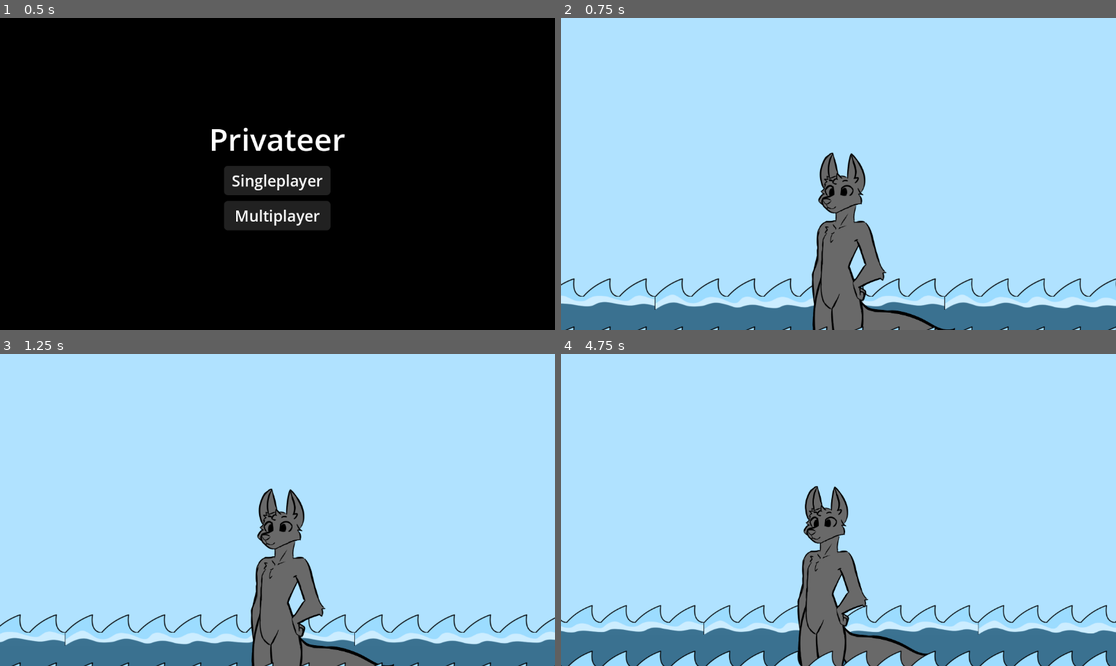
Above: before the commit, frames 1-4 (two rows, left to right).
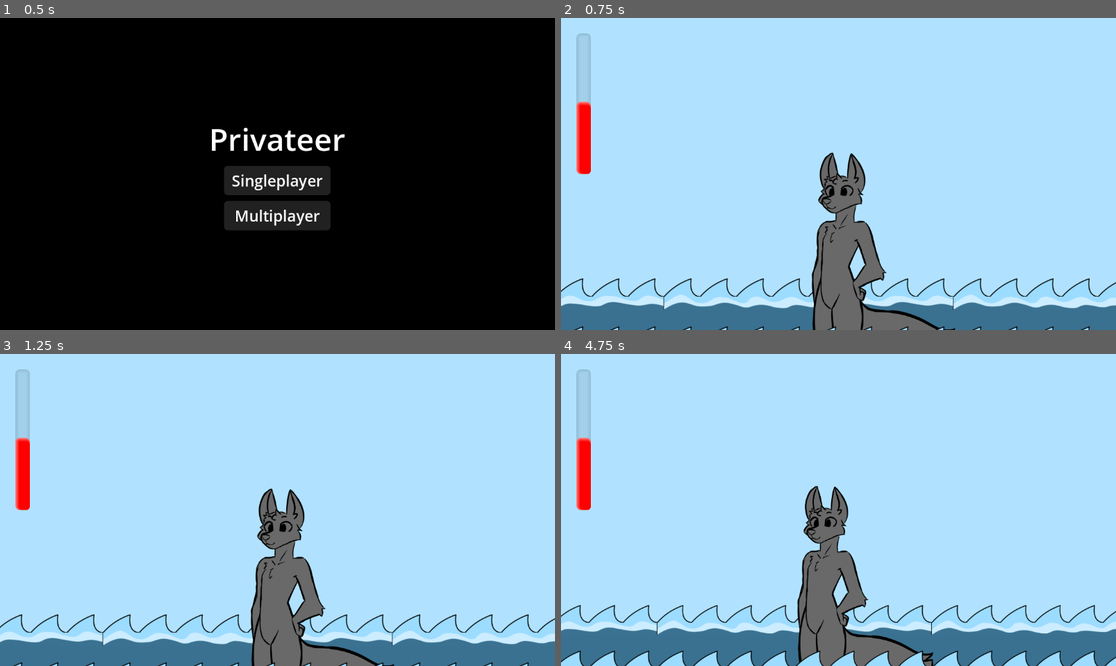
Above: after the commit, the same moments.

Repository: Changryy/Privateer
Game: Godot game, scene res://Game/Menu/Menu.tscn
Same seed, same stepped clock (60 frames per second), same inputs: the game is played once before the commit and once after it.
Inputs (mouse positions are in pixels of both pictures, inside the frame that each line leads up to):
- Up to frame 1 (0.5 s): no input
- Up to frame 2 (0.75 s): click "Singleplayer" at 0.5 s
- Up to frame 3 (1.25 s): no input
- Up to frame 4 (4.75 s): move the mouse to (960, 494) at 1.27 s; press the mouse at (960, 494) at 1.28 s; hold D (right) 1.28-2.78 s; tap Space (jump) at 1.52, 2.27, 3.77, 4.52 s; move the mouse to (727, 525) at 2.02 s; release the mouse at (727, 525) at 2.03 s; click (727, 525) at 2.1 s; move the mouse to (894, 441) at 2.77 s; press the mouse at (894, 441) at 2.78 s; hold A (left) 2.78-3.53 s; move the mouse to (810, 572) at 3.52 s; release the mouse at (810, 572) at 3.53 s; hold D (right) from 3.53 s (still down); click (810, 572) at 3.6 s; move the mouse to (1005, 556) at 4.27 s; press the mouse at (1005, 556) at 4.28 s

Frame 1 is identical in both runs. In frame 2, 4.0% of the frame differs, in the area x 0-100%, y 4-100%; in frame 3, 3.1%; in frame 4, 7.0%.
Error in both runs: Cannot call method 'change_scene_to_file' on a null value. (res://Game/Menu/Menu.gd:17)

Commit message:
Obstacles

Diff:
--- a/Game/Global/Subsystems/Collision.gd
+++ b/Game/Global/Subsystems/Collision.gd
@@ -11,4 +11,5 @@
 
 
 func get_layer(layer_name: String) -> int:
+	assert(layer_name in layers, "Layer '%s' does not exist" % layer_name)
 	return layers.get(layer_name, 0)
--- a/Game/Global/Subsystems/Relay.gd
+++ b/Game/Global/Subsystems/Relay.gd
@@ -36,7 +36,7 @@
 
 
 func add(scene: PackedScene, layer: Layer, node_name: String = "") -> void:
-	if Sync.is_multiplayer and !is_multiplayer_authority(): breakpoint; return
+	if Sync.is_client(): breakpoint; return
 	rpc(&"add_scene", scene.resource_path, node_name, layer.id)
 
 
@@ -48,3 +48,28 @@
 
 	var layer := World.get_layer(layer_id) as Layer
 	if is_instance_valid(layer): layer.add_child(node)
+
+
+func hit(target: Area2D, data: Dictionary) -> void:
+	if !is_instance_valid(target): breakpoint; return
+	if !target.has_method(&"get_address"): breakpoint; return
+	rpc(&"take_hit", target.get_address(), data)
+
+
+@rpc("reliable", "call_local", "any_peer")
+func take_hit(address: Dictionary, data: Dictionary) -> void:
+	var target_owner: Node
+	var target: Area2D
+
+	match address.type:
+		&"ship": target_owner = World.get_ship(address.id)
+		&"player": target_owner = World.get_player(address.id)
+
+	if !is_instance_valid(target_owner): breakpoint; return
+
+	target = target_owner.get_node_or_null(address.path) as Area2D
+
+	if !is_instance_valid(target_owner): breakpoint; return
+	if !target.has_method(&"take_hit"): breakpoint; return
+
+	target.take_hit(data)
--- a/Game/Global/Subsystems/Sync.gd
+++ b/Game/Global/Subsystems/Sync.gd
@@ -1,4 +1,11 @@
 extends Node
+
+enum {
+	NONE,
+	SINGLEPLAYER,
+	MULTIPLAYER
+}
+
 
 const VERSION := "0.2.2"
 
@@ -6,7 +13,7 @@
 const PORT: int = 8765
 
 var peer := ENetMultiplayerPeer.new()
-var is_multiplayer := false
+var connection := NONE
 
 
 
@@ -21,10 +28,7 @@
 	peer.create_server(PORT)
 	multiplayer.multiplayer_peer = peer
 	await World.load_world()
-	is_multiplayer = true
-
-func is_server() -> bool:
-	return is_multiplayer and multiplayer.is_server()
+	connection = MULTIPLAYER
 
 ## 1. [Client] connects to server
 func connect_to_server() -> void:
@@ -45,7 +49,7 @@
 	await World.load_world(world_data)
 
 	rpc_id(1, &"loaded")
-	is_multiplayer = true
+	connection = MULTIPLAYER
 
 
 ## Client tells [server] it has loaded
@@ -65,3 +69,8 @@
 func singleplayer() -> void:
 	await World.load_world()
 	World.spawn_player()
+
+func is_multiplayer() -> bool: return connection == MULTIPLAYER
+func is_singleplayer() -> bool: return connection == SINGLEPLAYER
+func is_server() -> bool: return is_multiplayer() and multiplayer.is_server()
+func is_client() -> bool: return is_multiplayer() and !multiplayer.is_server()
--- /dev/null
+++ b/Game/Global/Subsystems/World/ObstacleSpawner.gd
@@ -0,0 +1,20 @@
+extends Node
+
+@export var obstacles: Array[PackedScene] = []
+
+
+func _ready() -> void:
+	await World.loaded
+	await get_tree().process_frame
+	if Sync.is_client(): return
+
+	spawn_obstacle()
+	while is_instance_valid(World.ship):
+		await get_tree().create_timer(randf_range(3, 30)).timeout
+		spawn_obstacle()
+
+
+func spawn_obstacle() -> void:
+	var layer := World.get_layer(randi_range(1, 3)) as Layer
+	assert(is_instance_valid(layer))
+	Relay.add(obstacles.pick_random(), layer)
--- a/Game/Global/Subsystems/World/World.gd
+++ b/Game/Global/Subsystems/World/World.gd
@@ -2,6 +2,7 @@
 
 signal interaction(interacter: Player)
 signal loaded
+signal entered_ship(ship: Ship)
 
 @export var default_ship: PackedScene
 var default_layer: Layer
@@ -10,7 +11,7 @@
 var ship: Ship
 var players := {}
 var layers := {}
-
+var ships := {}
 
 
 func get_data() -> Dictionary:
@@ -50,6 +51,7 @@
 
 	ship = get_node_or_null(data.ship) as Ship
 	assert(is_instance_valid(ship), "Invalid ship")
+	entered_ship.emit(ship)
 	loaded.emit()
 
 
@@ -60,6 +62,7 @@
 	for c in default_layer.get_children():
 		if c is Ship:
 			ship = c
+			entered_ship.emit(ship)
 			break
 
 	assert(is_instance_valid(ship), "Invalid ship")
@@ -74,8 +77,12 @@
 func get_player(id: int) -> Player:
 	return players.get(id)
 
+func get_ship(id: int) -> Ship:
+	assert(id in ships, "World does not have ship %s" % id)
+	assert(is_instance_valid(ships[id]), "World has invalid ship")
+	return ships.get(id)
 
-func spawn_player(id: int = 0) -> void:
+func spawn_player(id: int = 1) -> void:
 	assert(not id in players, "Player %s already exists" % id)
 	var layer := default_layer
 
--- a/Game/World/Main.tscn
+++ b/Game/World/Main.tscn
@@ -1,8 +1,13 @@
-[gd_scene load_steps=7 format=3 uid="uid://ydu4iqbf4i7i"]
+[gd_scene load_steps=12 format=3 uid="uid://ydu4iqbf4i7i"]
 
 [ext_resource type="Script" path="res://Game/World/Root.gd" id="1_rlrb3"]
+[ext_resource type="Script" path="res://Game/Global/Subsystems/World/ObstacleSpawner.gd" id="2_gh8vo"]
 [ext_resource type="PackedScene" uid="uid://cb0nhj1ojfmf5" path="res://Game/World/Ocean/Ocean.tscn" id="2_mueq4"]
 [ext_resource type="Script" path="res://Game/Global/Subsystems/World/Layer.gd" id="3_732wu"]
+[ext_resource type="PackedScene" uid="uid://d33tqitrm8hkq" path="res://Game/World/Ocean/Obstacles/Rock.tscn" id="3_v1kmp"]
+[ext_resource type="PackedScene" uid="uid://btdviq7xbj23v" path="res://Game/World/Ocean/Obstacles/Barrel.tscn" id="3_vuuf1"]
+[ext_resource type="PackedScene" uid="uid://cjss5j4lss528" path="res://Game/World/Ocean/Obstacles/Wave.tscn" id="5_ic3ux"]
+[ext_resource type="PackedScene" uid="uid://nyejy78aqptt" path="res://Game/World/UI/UI.tscn" id="6_kkx1y"]
 
 [sub_resource type="Animation" id="Animation_q54v6"]
 length = 0.001
@@ -65,6 +70,15 @@
 [node name="Root" type="Node2D"]
 script = ExtResource("1_rlrb3")
 metadata/_edit_horizontal_guides_ = []
+
+[node name="ObstacleSpawner" type="Node" parent="."]
+script = ExtResource("2_gh8vo")
+obstacles = Array[PackedScene]([ExtResource("3_vuuf1"), ExtResource("3_v1kmp"), ExtResource("5_ic3ux")])
+
+[node name="UI" type="CanvasLayer" parent="."]
+layer = 2
+
+[node name="Root" parent="UI" instance=ExtResource("6_kkx1y")]
 
 [node name="Background" type="CanvasLayer" parent="."]
 layer = -1
--- /dev/null
+++ b/Game/World/Ocean/Obstacles/Barrel.tscn
@@ -0,0 +1,21 @@
+[gd_scene load_steps=3 format=3 uid="uid://btdviq7xbj23v"]
+
+[ext_resource type="Script" path="res://Game/World/Ocean/Obstacles/Obstacle.gd" id="1_1i5e5"]
+[ext_resource type="Texture2D" uid="uid://dqsgl7b4ohmgo" path="res://Game/World/Ocean/PrivateersConceptWater.png" id="2_myfdd"]
+
+[node name="Barrel" type="Area2D"]
+collision_layer = 0
+collision_mask = 8
+monitorable = false
+script = ExtResource("1_1i5e5")
+
+[node name="Icon" type="Sprite2D" parent="."]
+position = Vector2(0, -81.4)
+scale = Vector2(2, 2)
+texture = ExtResource("2_myfdd")
+region_enabled = true
+region_rect = Rect2(420.771, 494.06, 208.319, 209.002)
+
+[node name="CollisionPolygon2D" type="CollisionPolygon2D" parent="."]
+position = Vector2(0, -81.4)
+polygon = PackedVector2Array(-2, -201, -59, -152, -111, -91, -153, -3, -150, 167, 26, 171, 72, 106, 124, 16, 155, -101)
--- /dev/null
+++ b/Game/World/Ocean/Obstacles/Obstacle.gd
@@ -0,0 +1,35 @@
+extends Area2D
+class_name Obstacle
+
+@export var damage: float = 50
+
+var damaged: Array[Area2D] = []
+
+func _enter_tree() -> void:
+	position.x = 20_000
+	position.y = -get_parent().height
+
+func _ready() -> void:
+	collision_layer = 0
+	collision_mask = Collision.get_layer("Damagable")
+	z_index = 11
+	if !is_multiplayer_authority(): return
+	area_entered.connect(collided)
+
+
+func _physics_process(delta: float) -> void:
+	if !is_instance_valid(World.ship): return
+	translate(Vector2.LEFT * World.ship.speed * delta)
+
+
+func collided(area: Area2D) -> void:
+	if area in damaged: return
+	if !area.is_in_group(&"ship"): return
+	if !area.has_method(&"get_layer"): breakpoint; return
+	if area.get_layer() != get_parent(): return
+
+	damaged.append(area)
+
+	Relay.hit(area, {
+		damage = damage
+	})
--- /dev/null
+++ b/Game/World/Ocean/Obstacles/Rock.tscn
@@ -0,0 +1,21 @@
+[gd_scene load_steps=3 format=3 uid="uid://d33tqitrm8hkq"]
+
+[ext_resource type="Script" path="res://Game/World/Ocean/Obstacles/Obstacle.gd" id="1_6270m"]
+[ext_resource type="Texture2D" uid="uid://dqsgl7b4ohmgo" path="res://Game/World/Ocean/PrivateersConceptWater.png" id="2_63iqb"]
+
+[node name="Rock" type="Area2D"]
+collision_layer = 0
+collision_mask = 8
+monitorable = false
+script = ExtResource("1_6270m")
+
+[node name="Icon" type="Sprite2D" parent="."]
+position = Vector2(0, -62.7)
+scale = Vector2(1.5, 1.5)
+texture = ExtResource("2_63iqb")
+region_enabled = true
+region_rect = Rect2(644.727, 491.81, 215.702, 213.661)
+
+[node name="CollisionPolygon2D" type="CollisionPolygon2D" parent="."]
+position = Vector2(0, -62.7)
+polygon = PackedVector2Array(-88, -72, -36, -92, 2, -132, 55, -138, 82, -159, 123, -146, 138, -121, 146, -57, 126, 4, 136, 13, 141, 142, -119, 139, -117, -1)
--- /dev/null
+++ b/Game/World/Ocean/Obstacles/Wave.tscn
@@ -0,0 +1,21 @@
+[gd_scene load_steps=3 format=3 uid="uid://cjss5j4lss528"]
+
+[ext_resource type="Script" path="res://Game/World/Ocean/Obstacles/Obstacle.gd" id="1_7oepc"]
+[ext_resource type="Texture2D" uid="uid://dqsgl7b4ohmgo" path="res://Game/World/Ocean/PrivateersConceptWater.png" id="2_jh5fg"]
+
+[node name="Wave" type="Area2D"]
+collision_layer = 0
+collision_mask = 8
+monitorable = false
+script = ExtResource("1_7oepc")
+
+[node name="Icon" type="Sprite2D" parent="."]
+position = Vector2(0, -217.84)
+scale = Vector2(2, 2)
+texture = ExtResource("2_jh5fg")
+region_enabled = true
+region_rect = Rect2(96.0071, 325.426, 307.356, 378.11)
+
+[node name="CollisionPolygon2D" type="CollisionPolygon2D" parent="."]
+position = Vector2(0, -217.84)
+polygon = PackedVector2Array(-195, -142.16, -198, -227.16, -136, -313.16, -39, -354.16, 53, -366.16, 172, -317.16, 252, -224.16, 291, -105.16, 293, 33.84, 280, 124.84, 230, 300.84, -49, 277.84, -148, 130.84, -57, 68.84, -3, -38.16, -11, -118.16, -69, -187.16)
--- a/Game/World/Ocean/Ocean.gd
+++ b/Game/World/Ocean/Ocean.gd
@@ -1,9 +1,14 @@
 extends Polygon2D
 
 
-
+const DEFAULT_SPEED: float = 600
 
 
 
 func _ready() -> void:
+	await World.loaded
+	assert(is_instance_valid(World.ship))
+
+	$Ocean.speed_scale = World.ship.speed / DEFAULT_SPEED
+
 	$Ocean.play("Test")
--- a/Game/World/Ocean/Ocean.tscn
+++ b/Game/World/Ocean/Ocean.tscn
@@ -20,7 +20,7 @@
 
 [sub_resource type="Animation" id="Animation_4u36l"]
 resource_name = "Test"
-length = 5.0
+length = 2.0
 loop_mode = 1
 tracks/0/type = "value"
 tracks/0/imported = false
@@ -29,10 +29,10 @@
 tracks/0/interp = 1
 tracks/0/loop_wrap = true
 tracks/0/keys = {
-"times": PackedFloat32Array(0, 5),
+"times": PackedFloat32Array(0, 2),
 "transitions": PackedFloat32Array(1, 1),
 "update": 0,
-"values": [1450.0, 248.0]
+"values": [1450.0, 250.0]
 }
 
 [sub_resource type="AnimationLibrary" id="AnimationLibrary_i1e0x"]
--- /dev/null
+++ b/Game/World/Player/Hitbox.gd
@@ -0,0 +1,17 @@
+extends Area2D
+
+
+func _ready() -> void:
+	add_to_group(&"character")
+
+func take_hit(_data: Dictionary) -> void: pass
+
+func get_layer() -> Layer:
+	return owner.get_parent() as Layer
+
+func get_address() -> Dictionary:
+	return {
+		type = &"player",
+		id = owner.name.to_int(),
+		path = owner.get_path_to(self)
+	}
--- a/Game/World/Player/Input/Movement.gd
+++ b/Game/World/Player/Input/Movement.gd
@@ -46,7 +46,7 @@
 
 func unhandled_input(event: InputEvent) -> void:
 	if event.is_action_pressed("jump"): jump()
-	elif event.is_action_pressed("interact"): interact()
+	elif event.is_action_pressed("interact"):interact()
 
 
 func jump():
--- a/Game/World/Player/Player.gd
+++ b/Game/World/Player/Player.gd
@@ -7,6 +7,7 @@
 @export var interaction: Area2D
 
 var ship: Ship
+var health: float = 100
 
 @onready var ghost := !name.is_valid_int()
 
@@ -62,3 +63,6 @@
 	if !is_instance_valid(controller): breakpoint; return
 
 	controller.interactables.append(interactable)
+
+func die() -> void:
+	set_state(^"Die")
--- a/Game/World/Player/Player.tscn
+++ b/Game/World/Player/Player.tscn
@@ -1,10 +1,11 @@
-[gd_scene load_steps=25 format=3 uid="uid://b7nrfn7peb5mq"]
+[gd_scene load_steps=26 format=3 uid="uid://b7nrfn7peb5mq"]
 
 [ext_resource type="Script" path="res://Game/World/Player/Player.gd" id="1_hy8ex"]
 [ext_resource type="Texture2D" uid="uid://c8a36jdurxgs2" path="res://Game/World/Player/Sprites/Dingy2Player.png" id="2_1kjdp"]
 [ext_resource type="Script" path="res://Game/Global/Statemachine/Statemachine.gd" id="4_1jukd"]
 [ext_resource type="Texture2D" uid="uid://blihx4tlsonfa" path="res://Game/World/Player/Sprites/Dingy2PlayerHelm.png" id="4_72g1k"]
 [ext_resource type="Script" path="res://Game/World/Player/SpritePos.gd" id="4_bjk0p"]
+[ext_resource type="Script" path="res://Game/World/Player/Hitbox.gd" id="5_5oasc"]
 [ext_resource type="Script" path="res://Game/World/Player/PlayerCamera.gd" id="5_57t5e"]
 [ext_resource type="Script" path="res://Game/World/Player/Input/Movement.gd" id="5_527tq"]
 [ext_resource type="Script" path="res://Game/World/Player/Input/Helming.gd" id="6_ekgyc"]
@@ -172,6 +173,7 @@
 collision_layer = 12
 collision_mask = 0
 monitoring = false
+script = ExtResource("5_5oasc")
 
 [node name="Hitbox" type="CollisionShape2D" parent="SpritePos/Interaction"]
 position = Vector2(0, -481)
--- a/Game/World/Player/PlayerCamera.gd
+++ b/Game/World/Player/PlayerCamera.gd
@@ -12,7 +12,7 @@
 
 func _ready() -> void:
 	await owner.finished_setup
-	enabled = owner == World.player
+	enabled = owner.is_controlled()
 	if enabled: make_current()
 
 func _process(_delta: float) -> void:
--- /dev/null
+++ b/Game/World/Ship/Damagable.gd
@@ -0,0 +1,20 @@
+extends Area2D
+
+
+func _ready() -> void:
+	add_to_group(&"ship")
+
+
+func take_hit(data: Dictionary) -> void:
+	owner.health -= data.damage
+
+
+func get_layer() -> Layer:
+	return owner.get_parent() as Layer
+
+func get_address() -> Dictionary:
+	return {
+		type = &"ship",
+		id = owner.id,
+		path = owner.get_path_to(self)
+	}
--- a/Game/World/Ship/Ship.gd
+++ b/Game/World/Ship/Ship.gd
@@ -1,10 +1,19 @@
 extends Node2D
 class_name Ship
+
+@export var ground: StaticBody2D
+@export var height_offset: float = 50
 
 var contents: Array[Node2D] = []
 
 var layer_offset: float = 0
 var wave_offset: float = 0
+var sinking_offset: float = 0
+
+var speed: float = 600
+var health: float = 100
+var is_sinking := false
+var id := 0
 
 func get_spawnpoint() -> Vector2: return Vector2.ZERO
 
@@ -16,6 +25,33 @@
 	layer_offset = -get_parent().height
 	%Ship.play("Test")
 
+func _ready() -> void:
+	ground.set_process(false)
+	World.entered_ship.connect(entered_ship)
+
+	id = len(World.ships)
+	name = &"ship_%s" % id
+	World.ships[id] = self
+
 
 func _process(_delta: float) -> void:
-	position.y = layer_offset + wave_offset
+	position.y = layer_offset + wave_offset - height_offset + sinking_offset
+	if is_multiplayer_authority() and health <= 0: rpc(&"sink")
+
+func entered_ship(ship: Ship) -> void:
+	ground.set_process(ship == self)
+
+@rpc("reliable", "call_local", "authority")
+func sink() -> void:
+	if is_sinking: return
+	is_sinking = true
+	health = 0
+
+	var tween := create_tween().set_trans(Tween.TRANS_EXPO).set_ease(Tween.EASE_IN)
+	tween.tween_property(self, ^"sinking_offset", 4_000, 8)
+	await tween.finished
+
+	for c in contents:
+		if !is_instance_valid(c): continue
+		if c.has_method(&"die"):
+			c.die()
--- a/Game/World/Ship/Ship.tscn
+++ b/Game/World/Ship/Ship.tscn
@@ -1,8 +1,9 @@
-[gd_scene load_steps=7 format=3 uid="uid://bn5yn84yfo7xf"]
+[gd_scene load_steps=8 format=3 uid="uid://bn5yn84yfo7xf"]
 
 [ext_resource type="Script" path="res://Game/World/Ship/Ship.gd" id="1_03lvu"]
 [ext_resource type="Texture2D" uid="uid://dh2g4alt6akhp" path="res://Game/World/Ship/Dingy2.png" id="2_utcbh"]
 [ext_resource type="Script" path="res://Game/World/Interactables/Helm.gd" id="3_aewmn"]
+[ext_resource type="Script" path="res://Game/World/Ship/Damagable.gd" id="4_sstih"]
 
 [sub_resource type="Animation" id="Animation_q54v6"]
 length = 0.001
@@ -62,10 +63,11 @@
 "Test": SubResource("Animation_olw34")
 }
 
-[node name="Ship" type="Node2D"]
+[node name="Ship" type="Node2D" node_paths=PackedStringArray("ground")]
 z_index = 10
 position = Vector2(0, -18)
 script = ExtResource("1_03lvu")
+ground = NodePath("Ground")
 
 [node name="Sprite2D" type="Sprite2D" parent="."]
 position = Vector2(25, -1439)
@@ -87,11 +89,11 @@
 [node name="DropPos" type="Marker2D" parent="Helm"]
 position = Vector2(98, 620)
 
-[node name="Hull" type="StaticBody2D" parent="."]
+[node name="Ground" type="StaticBody2D" parent="."]
 top_level = true
 collision_layer = 2
 
-[node name="CollisionPolygon2D" type="CollisionPolygon2D" parent="Hull"]
+[node name="CollisionPolygon2D" type="CollisionPolygon2D" parent="Ground"]
 position = Vector2(0, 123)
 polygon = PackedVector2Array(-1576, -559, -1576, -357, -1468, -263, -1410, -171, -1374, -51, -1122, 99, -858, 193, 1, 2 …(203 unchanged characters)…
 
@@ -101,3 +103,12 @@
 libraries = {
 "": SubResource("AnimationLibrary_0ipfr")
 }
+
+[node name="Hull" type="Area2D" parent="."]
+collision_layer = 8
+collision_mask = 0
+monitoring = false
+script = ExtResource("4_sstih")
+
+[node name="CollisionPolygon2D" type="CollisionPolygon2D" parent="Hull"]
+polygon = PackedVector2Array(-1568, -234, -1428, -83, -1387, 61, -1100, 238, -790, 340, 524, 397, 935, 329, 1332, 129, 1607, -136, 1830, -434, 1498, -313, 799, -162, 37, -162, -749, -249, -1568, -430)
--- /dev/null
+++ b/Game/World/UI/UI.gd
@@ -0,0 +1,9 @@
+extends Control
+
+
+
+
+
+func _process(_delta: float) -> void:
+	if !is_instance_valid(World.ship): return
+	%Health.value = World.ship.health
--- /dev/null
+++ b/Game/World/UI/UI.tscn
@@ -0,0 +1,59 @@
+[gd_scene load_steps=4 format=3 uid="uid://nyejy78aqptt"]
+
+[ext_resource type="Script" path="res://Game/World/UI/UI.gd" id="1_4mvpt"]
+
+[sub_resource type="StyleBoxFlat" id="StyleBoxFlat_0xqww"]
+bg_color = Color(0, 0, 0, 0.0823529)
+border_width_left = 8
+border_width_top = 8
+border_width_right = 8
+border_width_bottom = 8
+border_color = Color(0, 0, 0, 0.156863)
+border_blend = true
+corner_radius_top_left = 8
+corner_radius_top_right = 8
+corner_radius_bottom_right = 8
+corner_radius_bottom_left = 8
+
+[sub_resource type="StyleBoxFlat" id="StyleBoxFlat_f6r86"]
+bg_color = Color(1, 0, 0, 1)
+border_width_left = 8
+border_width_top = 8
+border_color = Color(1, 0.486275, 0.486275, 1)
+border_blend = true
+corner_radius_top_left = 8
+corner_radius_top_right = 8
+corner_radius_bottom_right = 8
+corner_radius_bottom_left = 8
+
+[node name="UI" type="Control"]
+layout_mode = 3
+anchors_preset = 15
+anchor_right = 1.0
+anchor_bottom = 1.0
+grow_horizontal = 2
+grow_vertical = 2
+mouse_filter = 2
+script = ExtResource("1_4mvpt")
+
+[node name="MarginContainer" type="MarginContainer" parent="."]
+layout_mode = 1
+anchors_preset = -1
+anchor_bottom = 0.5
+offset_right = 30.0
+grow_vertical = 2
+mouse_filter = 2
+theme_override_constants/margin_left = 32
+theme_override_constants/margin_top = 32
+
+[node name="Health" type="ProgressBar" parent="MarginContainer"]
+unique_name_in_owner = true
+custom_minimum_size = Vector2(30, 0)
+layout_mode = 2
+size_flags_vertical = 3
+mouse_filter = 2
+theme_override_styles/background = SubResource("StyleBoxFlat_0xqww")
+theme_override_styles/fill = SubResource("StyleBoxFlat_f6r86")
+value = 50.0
+fill_mode = 3
+show_percentage = false
--- a/project.godot
+++ b/project.godot
@@ -88,6 +88,6 @@
 [layer_names]
 
 2d_physics/layer_1="Player"
-2d_physics/layer_2="Ship"
+2d_physics/layer_2="Ground"
 2d_physics/layer_3="Interaction"
 2d_physics/layer_4="Damagable"
